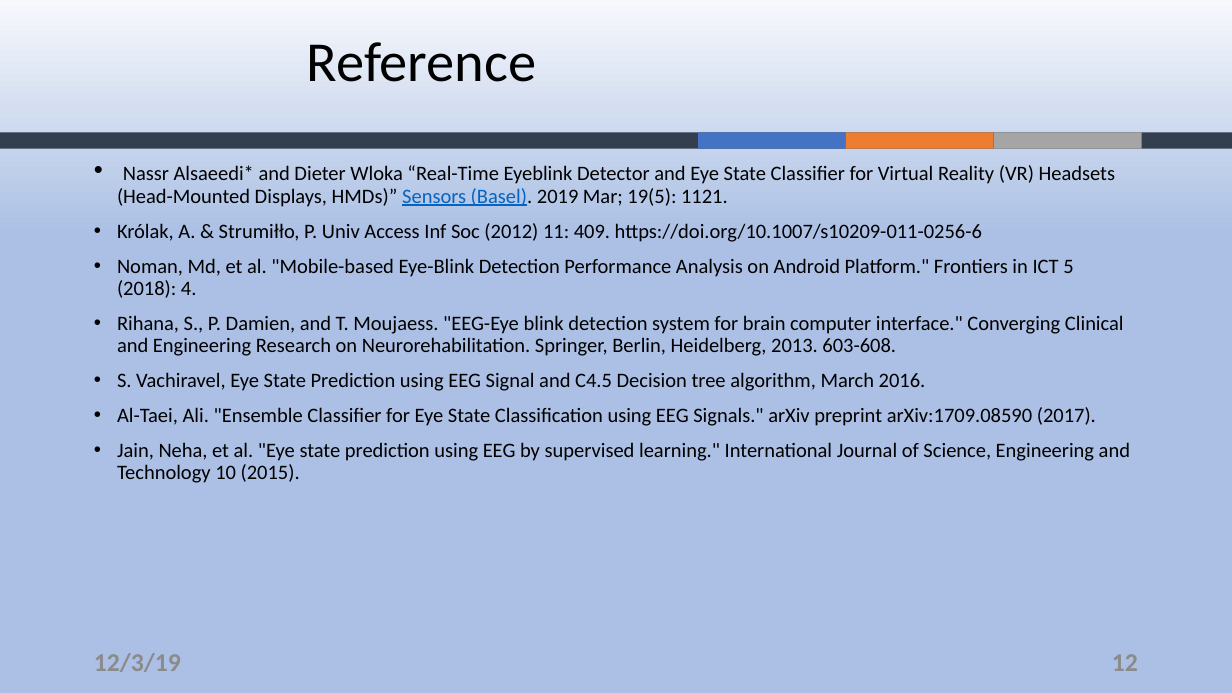
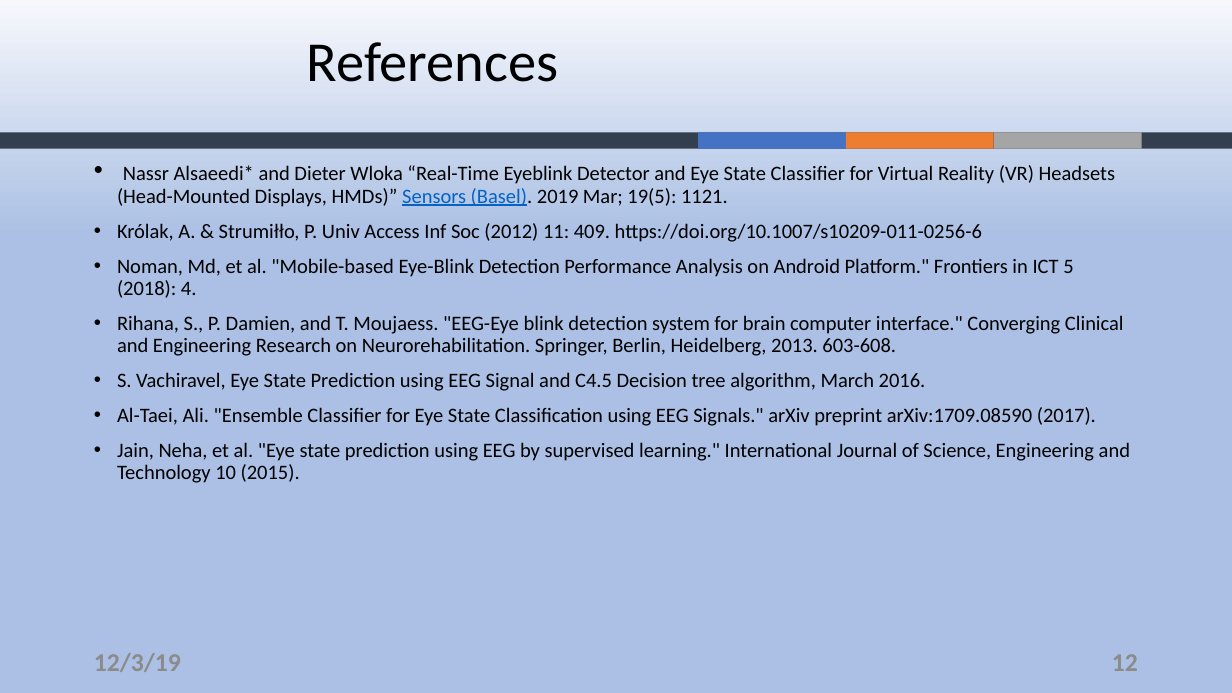
Before and after one commit to ZouYao0720/final-project-, a slide deck: slide 12 of final-presentation.pptx. Drawn at 1232x693 pixels with LibreOffice and Linux fonts; fonts in the diff are those of the drawing; background and template pictures are left out. Boxes give left, top, right and bottom in pixels: in the first picture for what was removed or moved away, otherwise in the second. Text is boxed around its words. In the diff, an @@ line names an element or a change of style, - is before the commit and + after.

```diff
--- a/final-presentation.pptx
+++ b/final-presentation.pptx
@@ title at box(307, 42, 559, 82): text changed @@
-Reference
+References
```
Also in this commit, not shown: 9 other slides changed.
